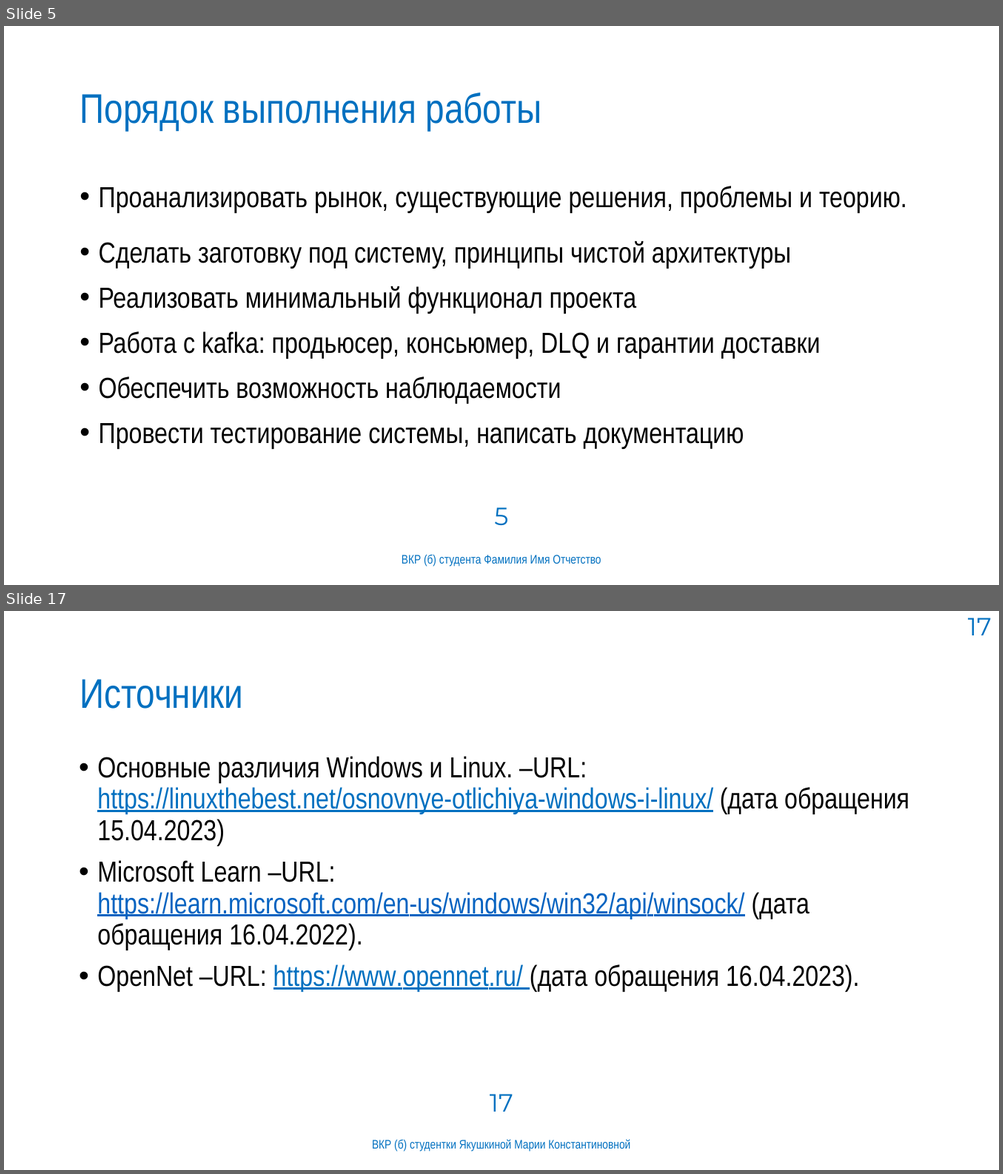
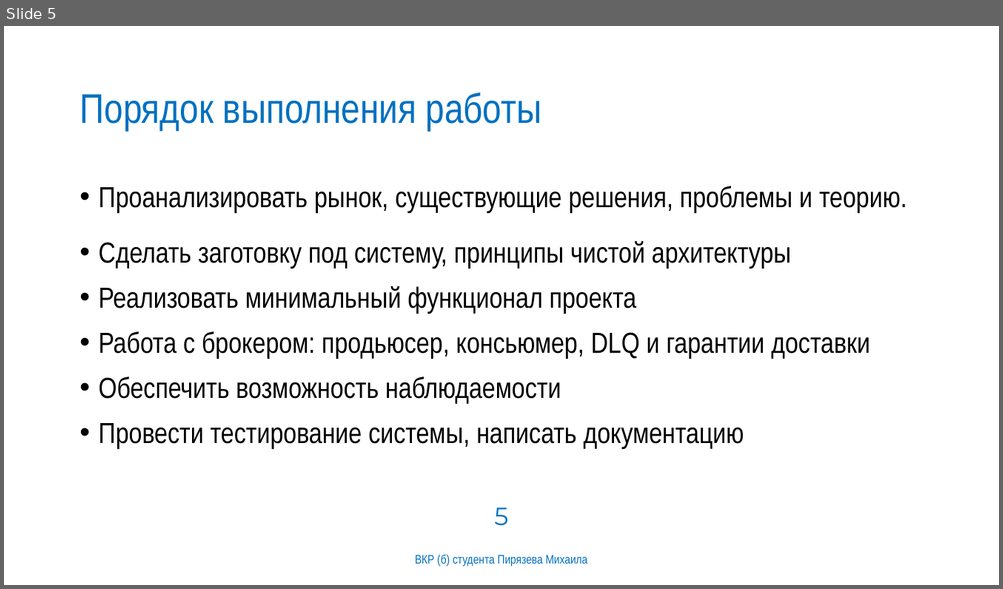
Before and after one commit to MAPiryazev/Diploma, a slide deck: docs/презентация.pptx. Shown one above the other, each under a label of ours: slides 5 and 17 before the commit, slide 5 after it; the slides between them are not shown. The pictures are 1003x1174 and 1003x589 pixels, drawn with LibreOffice and Linux fonts; fonts in the diff are those of the drawing; background and template pictures are left out. Boxes give left, top, right and bottom in pixels: in the first picture for what was removed or moved away, otherwise in the second. Text is boxed around its words. In the diff, an @@ line names an element or a change of style, - is before the commit and + after.

```diff
--- a/docs/презентация.pptx
+++ b/docs/презентация.pptx
@@ slide 17 removed at bbox=[4, 611, 999, 1170], background #FFFFFF @@
@@ page number removed at bbox=[967, 618, 991, 635] @@
-17
@@ title removed at bbox=[79, 679, 243, 709] @@
-Источники
@@ text removed at bbox=[97, 756, 909, 992] @@
-• Основные различия Windows и Linux. –URL: https://linuxthebest.net/osnovnye-otlichiya-windows-i-linux/ (дата обращения 15.04.2023)
-• Microsoft Learn –URL: https://learn.microsoft.com/en-us/windows/win32/api/winsock/ (дата обращения 16.04.2022).
-• OpenNet –URL: https://www.opennet.ru/ (дата обращения 16.04.2023).
@@ page number removed at bbox=[489, 1094, 513, 1112] @@
-17
@@ text removed at bbox=[372, 1139, 630, 1152] @@
-ВКР (б) студентки Якушкиной Марии Константиновной
@@ slide 5 changed as well @@
@@ text at bbox=[99, 332, 870, 358]: text changed @@
-• Работа с kafka: продьюсер, консьюмер, DLQ и гарантии доставки
+• Работа с брокером: продьюсер, консьюмер, DLQ и гарантии доставки
@@ text at bbox=[415, 554, 588, 567]: text changed @@
-ВКР (б) студента Фамилия Имя Отчетство
+ВКР (б) студента Пирязева Михаила
```
Also in this commit, not shown: 4 other slides changed, 10 slides added, 11 other slides removed, 6 other files.
